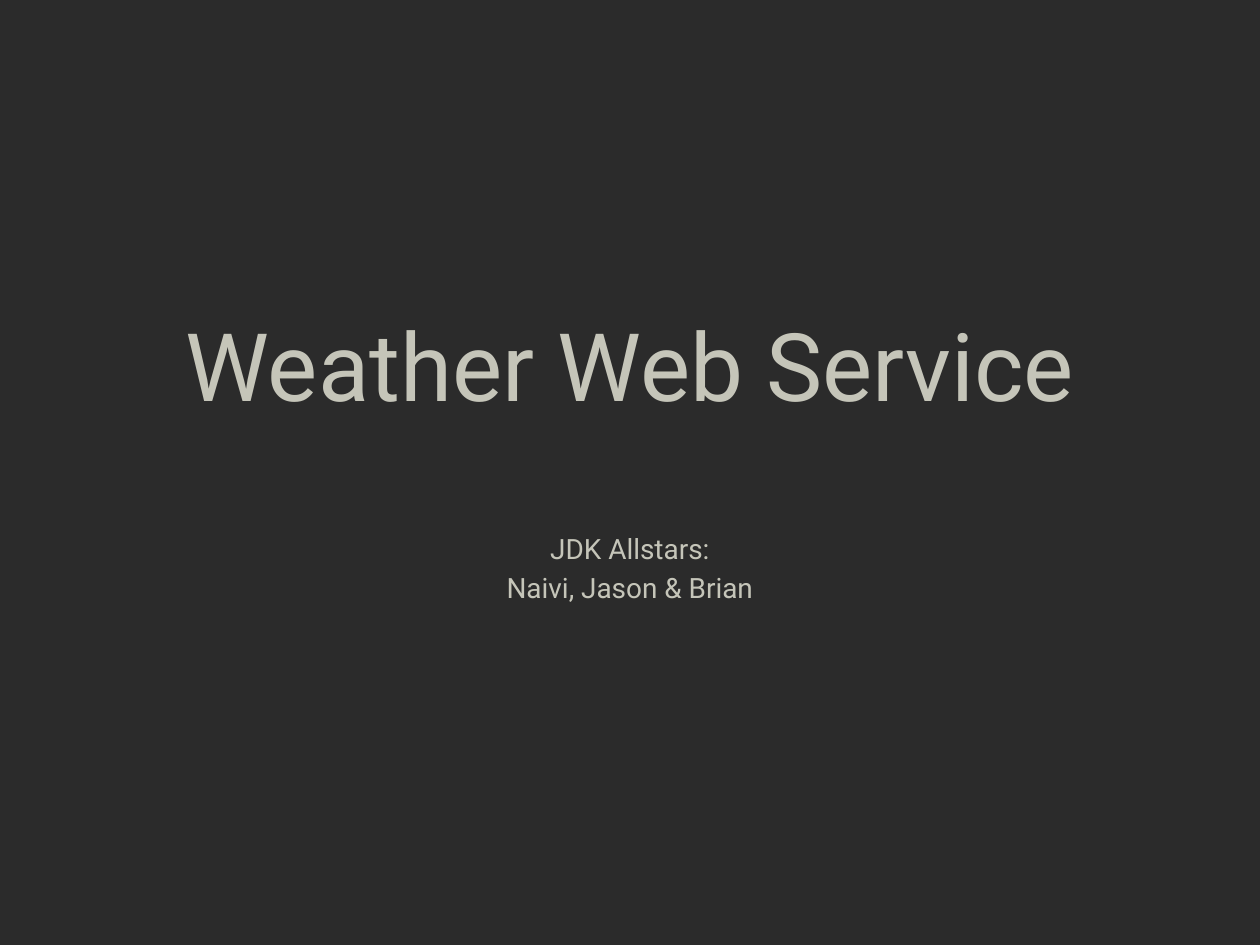
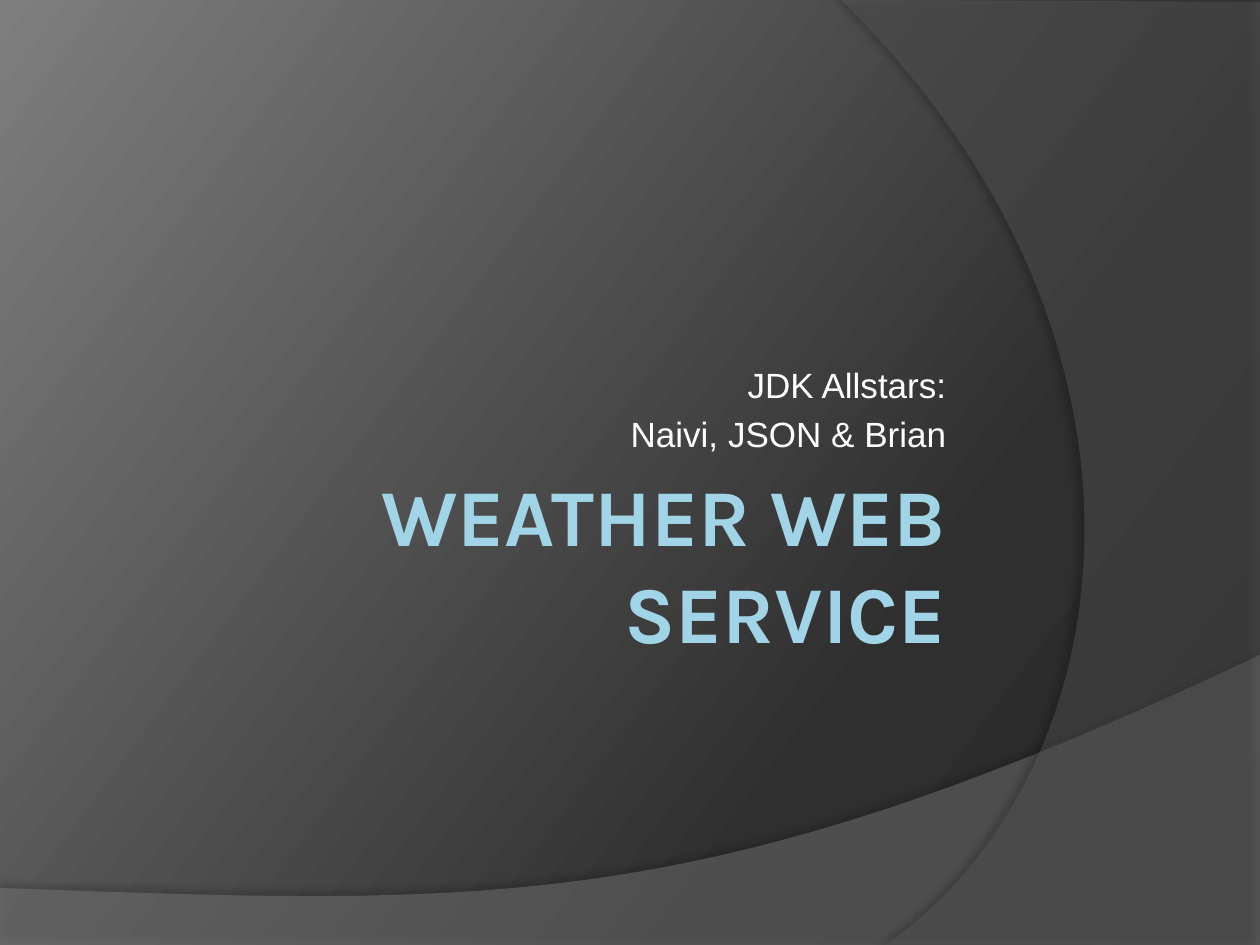
Before and after one commit to bwoestman/weatherWebService, a slide deck: slide 1 of documentation/wwsPresentation.pptx. Drawn at 1260x945 pixels with LibreOffice and Linux fonts; fonts in the diff are those of the drawing; background and template pictures are left out; a plain dark background stands for a picture behind light text. Boxes give left, top, right and bottom in pixels: in the first picture for what was removed or moved away, otherwise in the second. Text is boxed around its words. In the diff, an @@ line names an element or a change of style, - is before the commit and + after.

```diff
--- a/documentation/wwsPresentation.pptx
+++ b/documentation/wwsPresentation.pptx
@@ background picture (left out) to gradient #282828 to #2F2F2F to #7E7E7E @@
@@ freeform shape added at <box>842,0,1260,945</box>, fill #5E5E5E at 40% opacity @@
@@ subtitle "JDK Allstars:": place and size @@
-subtitle "JDK Allstars:" at <box>507,538,753,602</box>
+subtitle "JDK Allstars:" at <box>631,372,947,452</box>
@@ subtitle "JDK Allstars:" at <box>631,372,947,452</box>: vertical alignment top to bottom @@
@@ subtitle at <box>748,372,947,399</box>: size 16 to 20 pt, font Roboto to Arial, text colour #C5C5B9 to #FFFFFF in "JDK Allstars:"; alignment centre to right; more space between paragraphs @@
@@ subtitle at <box>631,421,946,452</box>: text changed; size 16 to 20 pt; font Roboto to Arial; text colour #C5C5B9 to #FFFFFF @@
-Naivi, Jason & Brian
+Naivi, JSON & Brian
@@ title "WEATHER WEB SERVICE" at <box>382,493,946,644</box>: vertical alignment bottom to top @@
@@ title at <box>382,493,946,644</box>: text changed; size 54 to 46 pt; font Roboto to Karla; text colour #C5C5B9 to gradient #A1D4E7 to #58808D; bold on @@
-Weather Web Service
+WEATHER WEB SERVICE
@@ freeform shape added at <box>0,655,1260,945</box>, fill #7F7F7F at 45% opacity @@
```
Also in this commit, not shown: 9 other slides changed, 2 slides added, 1 slide removed, 2 other files.
